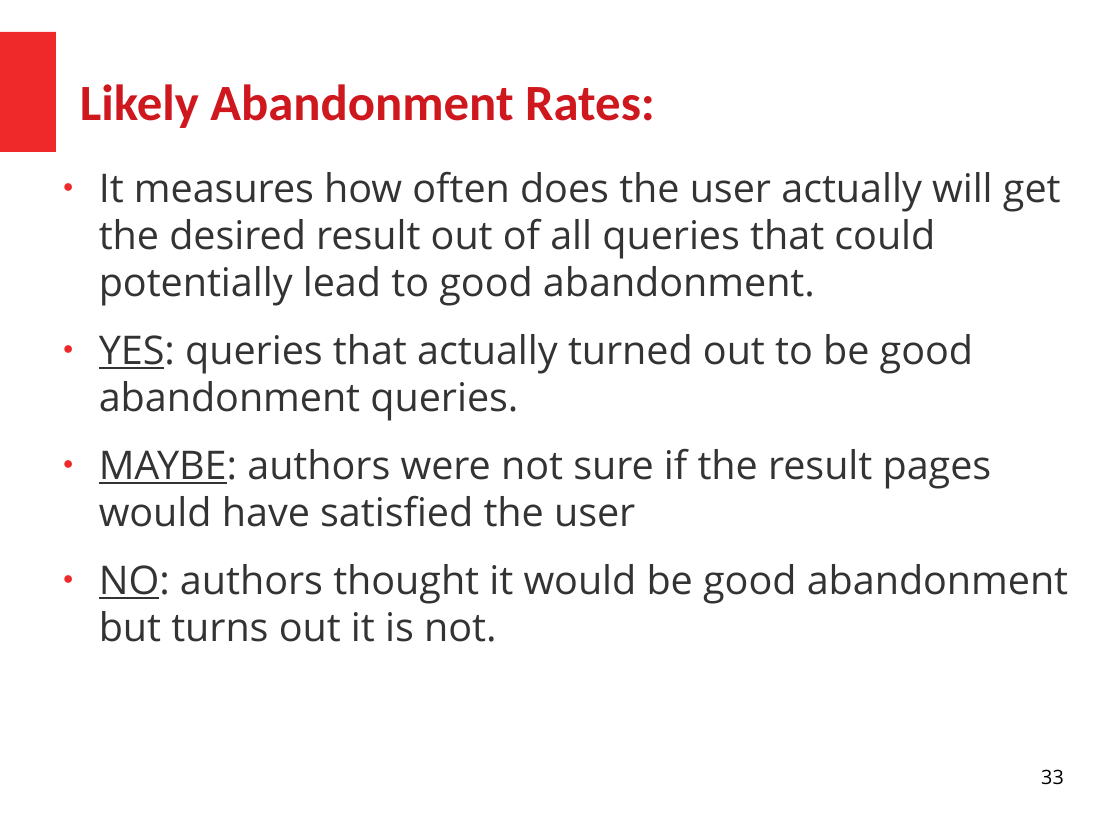
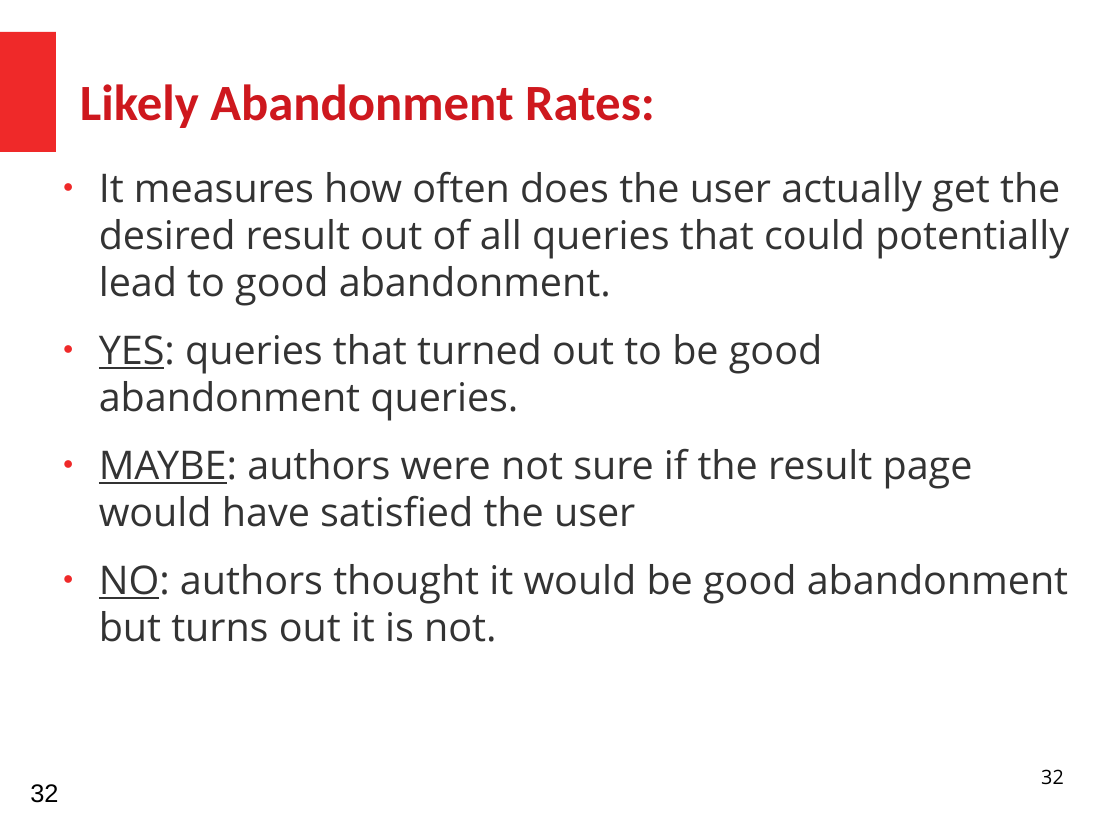
Before and after one commit to HussamHallak/cs834-f17, a slide deck: slide 32 of assignments/P3/P3.odp (slide 33 before the commit). Drawn at 1120x840 pixels with LibreOffice and Linux fonts; fonts in the diff are those of the drawing. Boxes give left, top, right and bottom in pixels: in the first picture for what was removed or moved away, otherwise in the second. Text is boxed around its words. In the diff, an @@ line names an element or a change of style, - is before the commit and + after.

```diff
--- a/assignments/P3/P3.odp
+++ b/assignments/P3/P3.odp
@@ text at <box>99,171,1069,527</box>: text changed @@
-● It measures how often does the user actually will get the desired result out of all queries that could potentially lead to good abandonment.
-● YES: queries that actually turned out to be good abandonment queries.
-● MAYBE: authors were not sure if the result pages would have satisfied the user
+● It measures how often does the user actually get the desired result out of all queries that could potentially lead to good abandonment.
+● YES: queries that turned out to be good abandonment queries.
+● MAYBE: authors were not sure if the result page would have satisfied the user
@@ page number at <box>1041,769,1064,785</box>: text changed @@
-33
+32
@@ text added at <box>30,784,58,803</box>, 18 pt, text #000000 @@
+32
```
Also in this commit, not shown: 36 other slides changed, 2 slides added, 1 slide removed, 1 other file.
